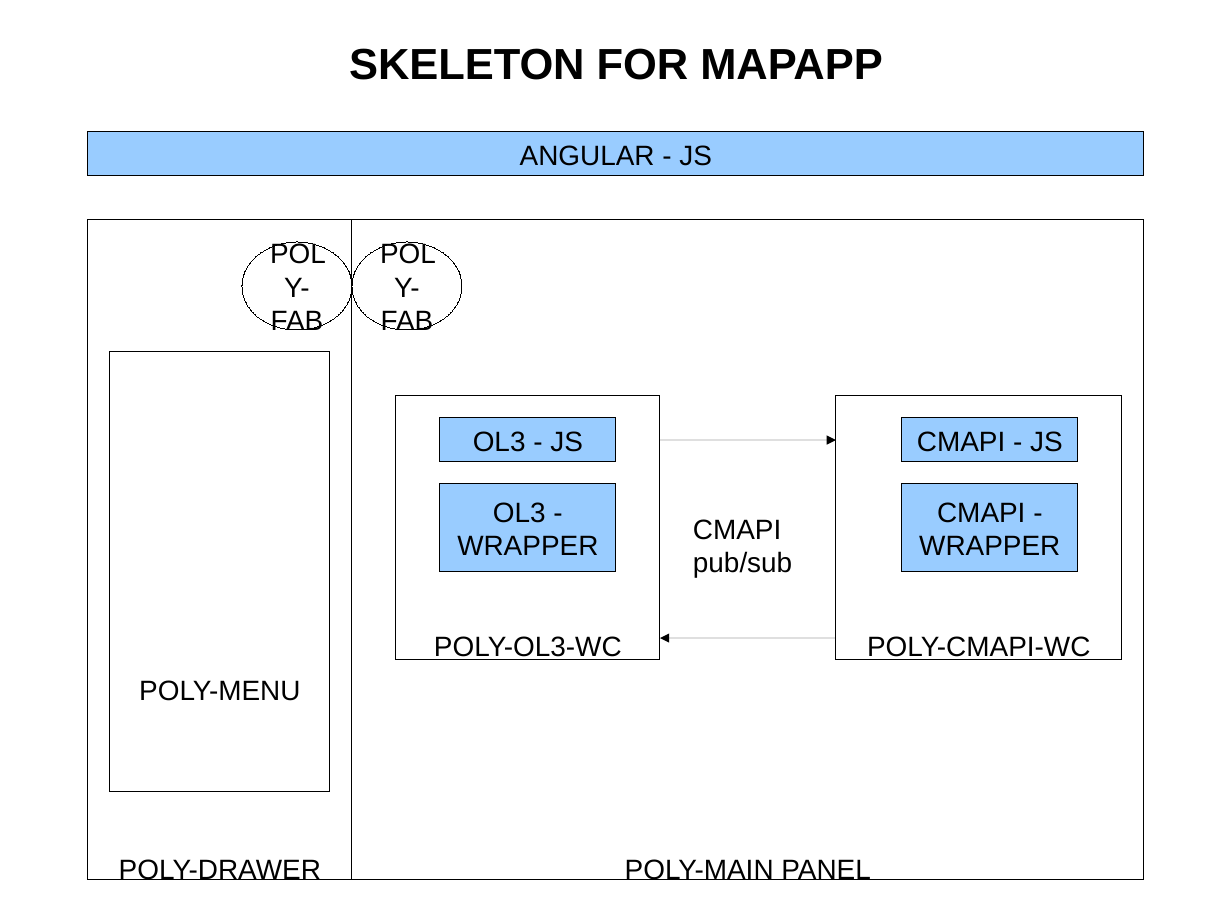
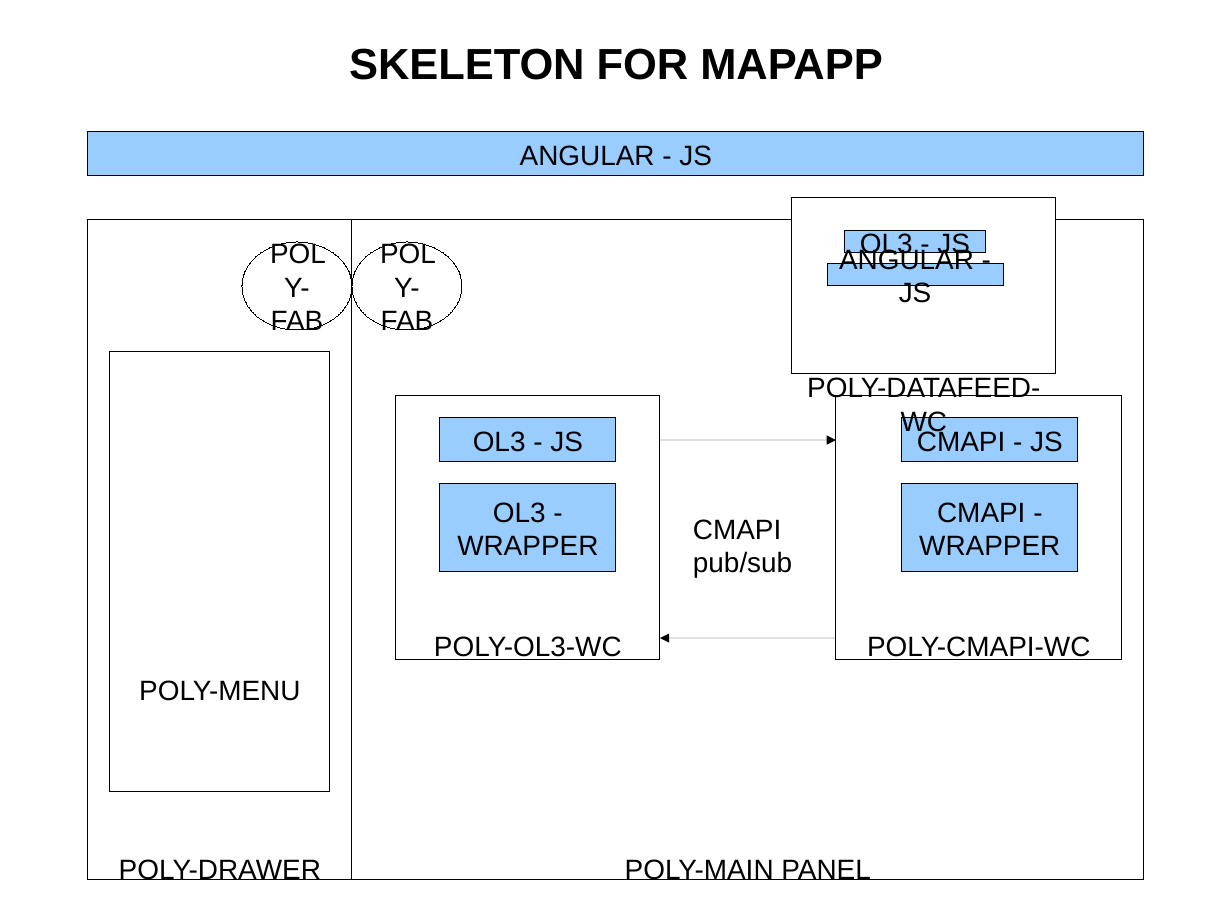
Before and after one commit to joseluisll/NGNConcept, a slide deck: slide 4 of TASKS NGNCONCEPT.odp. Drawn at 1232x924 pixels with LibreOffice and Linux fonts; fonts in the diff are those of the drawing. Boxes give left, top, right and bottom in pixels: in the first picture for what was removed or moved away, otherwise in the second. Text is boxed around its words. In the diff, an @@ line names an element or a change of style, - is before the commit and + after.

Commit message:
Implemented parsing of the datafeed from flightradar24.com. Started implementing the CMAPI part of the messages, so the maps starts plotting and updating the stuff.
BUG: after several iterations, I have observed errors in parsing the response of the data_feed. This can only happen if the format changes, so the cut/paste fails...

```diff
--- a/TASKS NGNCONCEPT.odp
+++ b/TASKS NGNCONCEPT.odp
@@ rectangle added at (793,198,1056,373), fill #FFFFFF, outline #000000 0 pt, 18 pt, text #000000 @@
+POLY-DATAFEED-WC
@@ rectangle added at (845,231,986,254), fill #99CCFF, outline #000000 0 pt, 18 pt, text #000000 @@
+OL3 - JS
@@ rectangle added at (827,264,1003,286), fill #99CCFF, outline #000000 0 pt, 18 pt, text #000000 @@
+ANGULAR - JS
```
Also in this commit, not shown: 2 other files.
